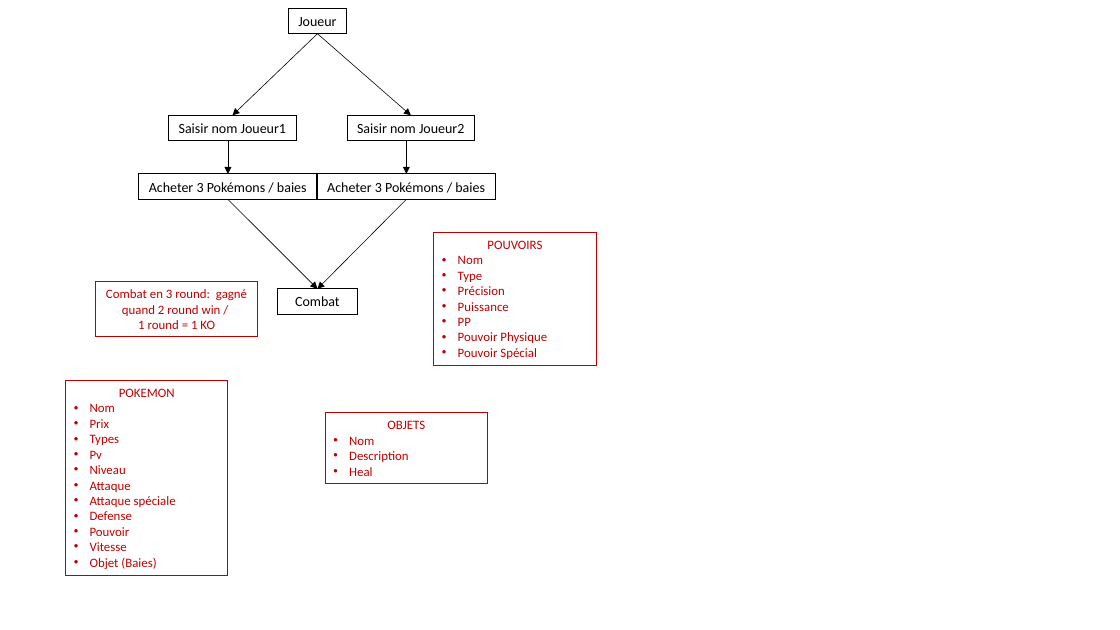
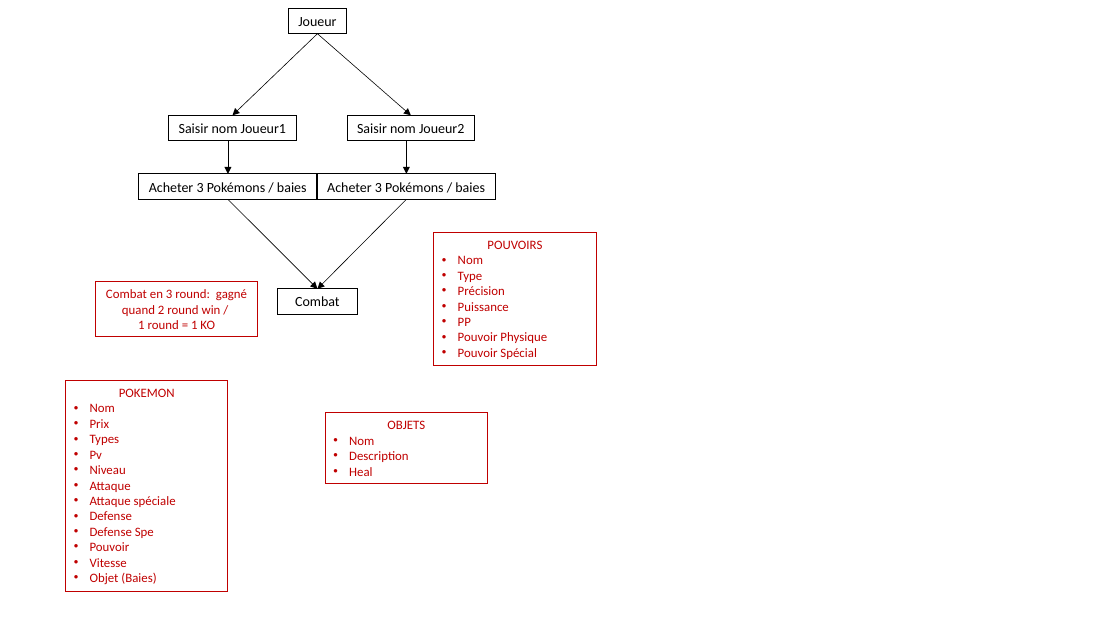
Before and after one commit to EldRaveunAeshsja/pokemonJulienArnaud, a slide deck: slide 1 of Resume.pptx. Drawn at 1120x630 pixels with LibreOffice and Linux fonts; fonts in the diff are those of the drawing. Boxes give left, top, right and bottom in pixels: in the first picture for what was removed or moved away, otherwise in the second. Text is boxed around its words. In the diff, an @@ line names an element or a change of style, - is before the commit and + after.

```diff
--- a/Resume.pptx
+++ b/Resume.pptx
@@ rectangle "POKEMON": place and size @@
-rectangle "POKEMON" at [66, 381, 228, 576]
+rectangle "POKEMON" at [66, 381, 228, 592]
@@ text in rectangle at [90, 527, 154, 538]: paragraph added @@
+• Defense Spe
```
Also in this commit, not shown: 2 other files.
